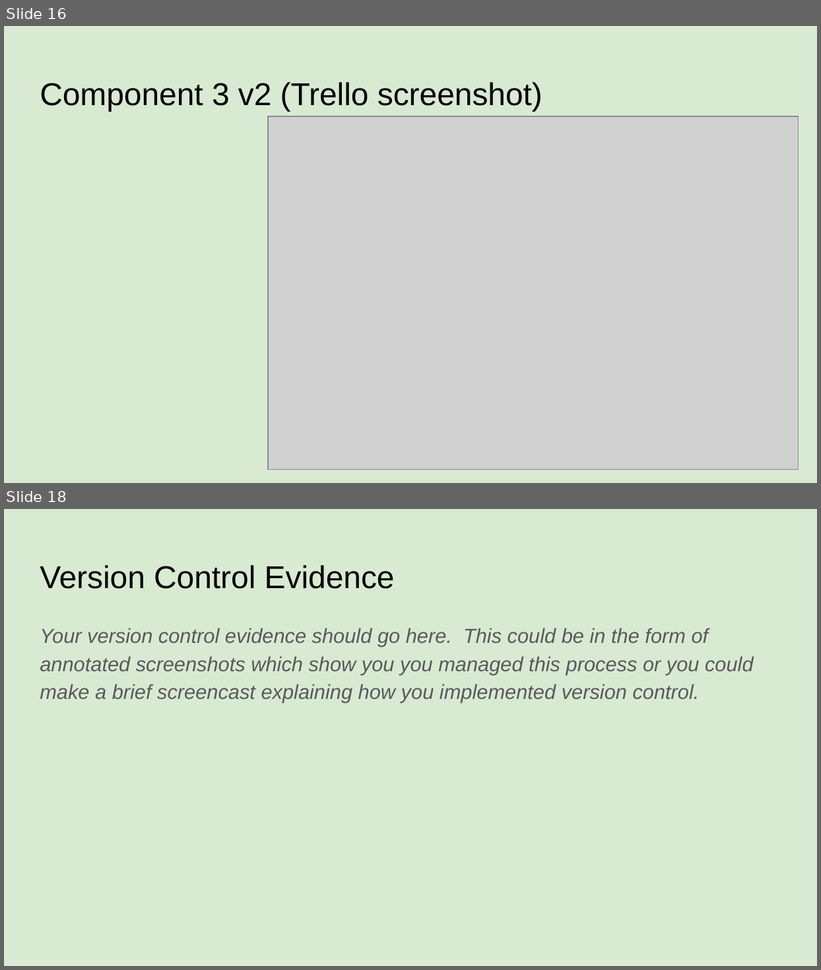
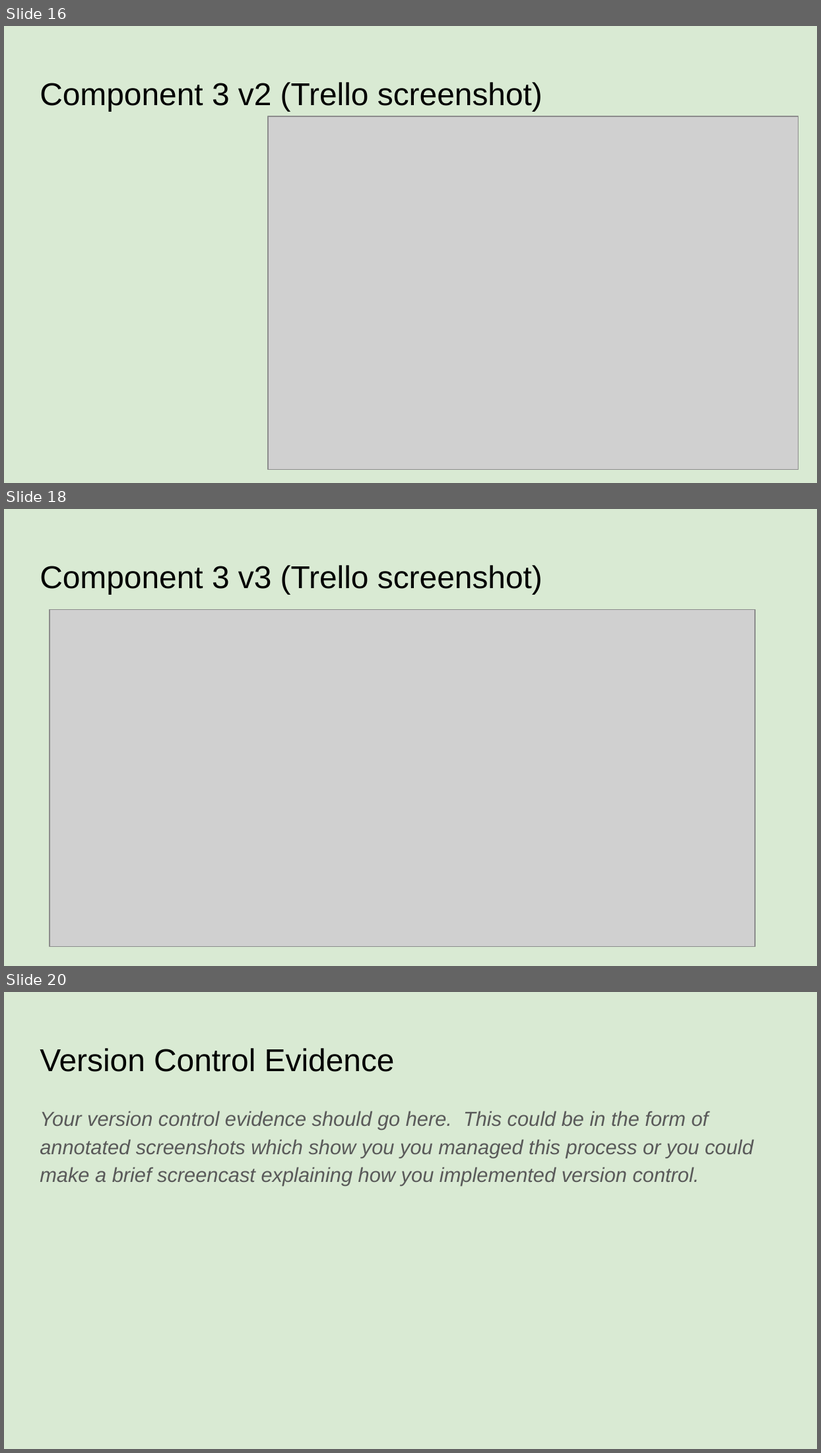
Before and after one commit to xkiio/desktop-tutorial, a slide deck: 022_91893+_+91897+Documentation.pptx. Shown one above the other, each under a label of ours: slides 16 and 18 before the commit, slides 16, 18 and 20 after it; the slides between them are not shown. The pictures are 821x970 and 821x1453 pixels, drawn with LibreOffice and Linux fonts; fonts in the diff are those of the drawing; grey boxes stand for pictures. Boxes give left, top, right and bottom in pixels: in the first picture for what was removed or moved away, otherwise in the second. Text is boxed around its words. In the diff, an @@ line names an element or a change of style, - is before the commit and + after.

```diff
--- a/022_91893+_+91897+Documentation.pptx
+++ b/022_91893+_+91897+Documentation.pptx
@@ slide 18 added at (4,509,817,966), background #D9EAD3 @@
@@ title added at (40,565,543,594), 28 pt, text #000000 @@
+Component 3 v3 (Trello screenshot)
@@ picture added at (50,610,755,947) @@
@@ what was slide 18 is now slide 20 @@
```
Also in this commit, not shown: 1 slide changed, 1 other slide added, 1 other file.
